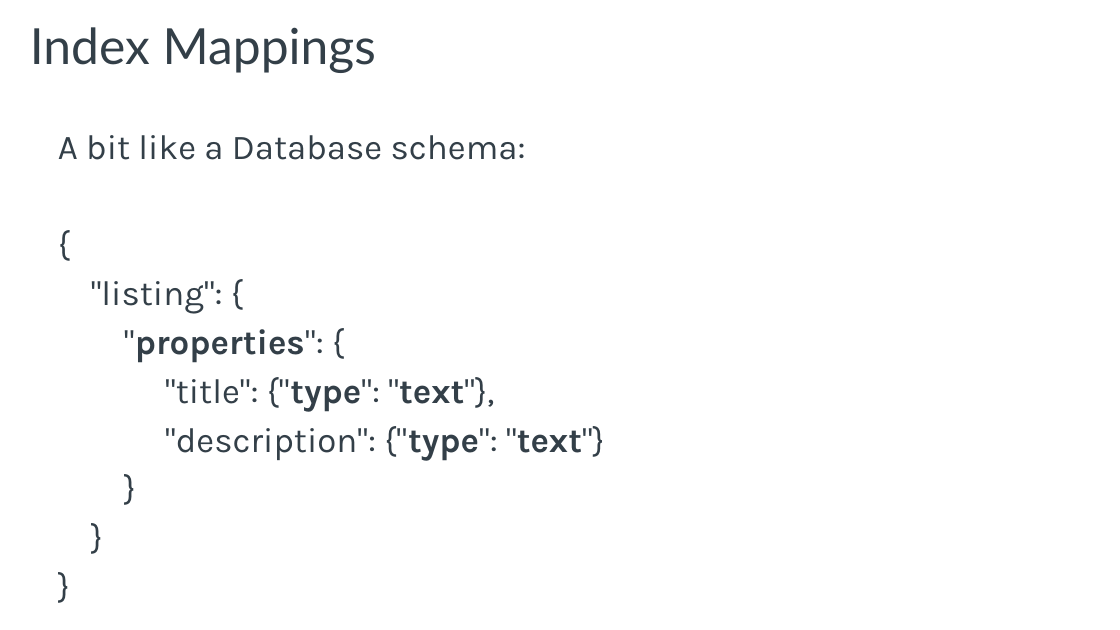
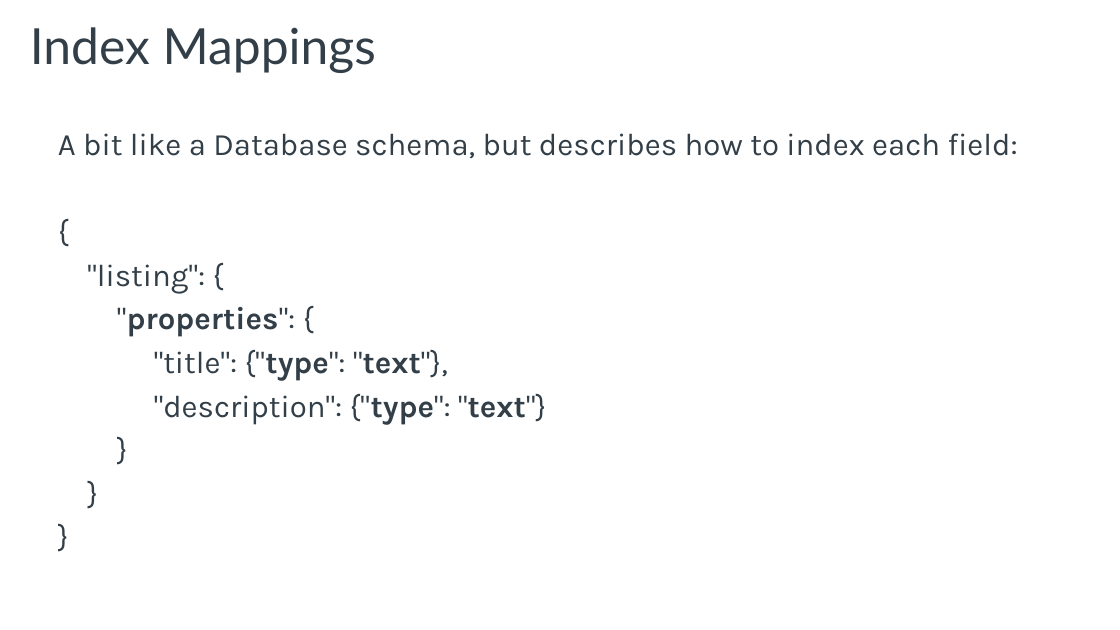
Before and after one commit to davidbkemp/intro-elasticsearch-training, a slide deck: slide 21 of docs/ElasticsearchShortIntro.pptx (slide 20 before the commit). Drawn at 1120x630 pixels with LibreOffice and Linux fonts; fonts in the diff are those of the drawing; background and template pictures are left out. Boxes give left, top, right and bottom in pixels: in the first picture for what was removed or moved away, otherwise in the second. Text is boxed around its words. In the diff, an @@ line names an element or a change of style, - is before the commit and + after.

```diff
--- a/docs/ElasticsearchShortIntro.pptx
+++ b/docs/ElasticsearchShortIntro.pptx
@@ text at box(58, 133, 1018, 159): text changed; size 22.4 to 20 pt @@
-A bit like a Database schema:
+A bit like a Database schema, but describes how to index each field:
@@ text at box(87, 264, 546, 425): size 22.4 to 20 pt in "{", ""listing": {", ""properties": {", ""title": {"type": "text"}," and 4 more places @@
```
Also in this commit, not shown: 1 other slide changed, 1 slide added, 3 other files.
